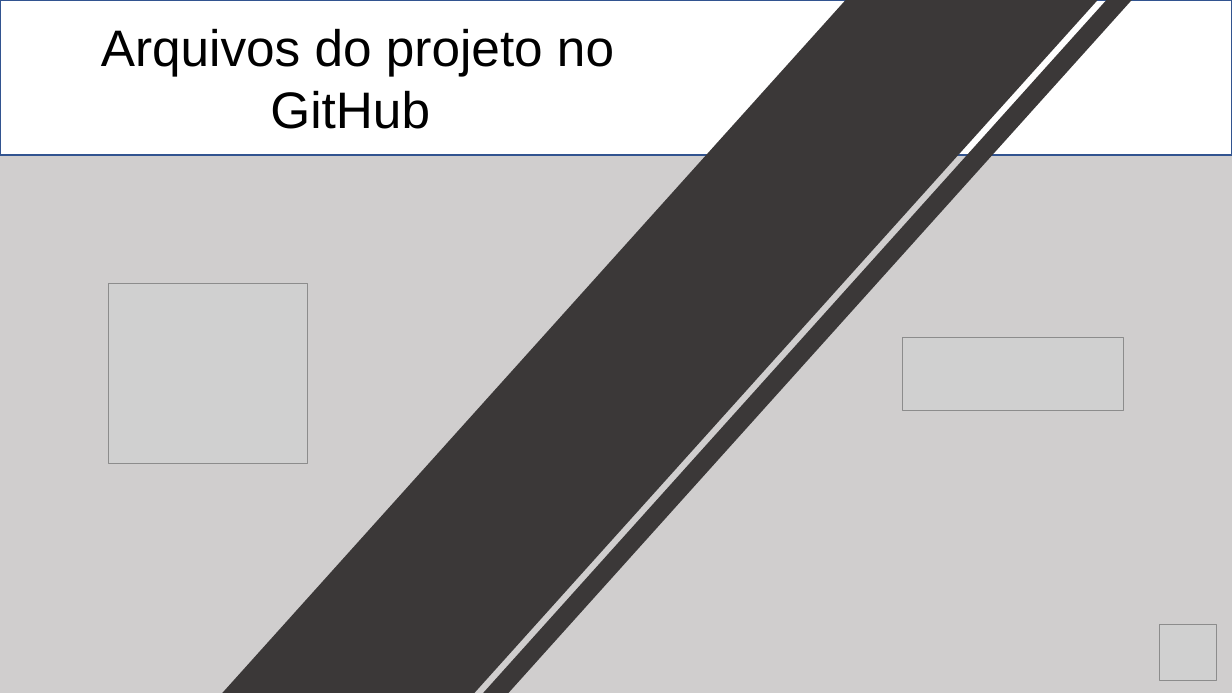
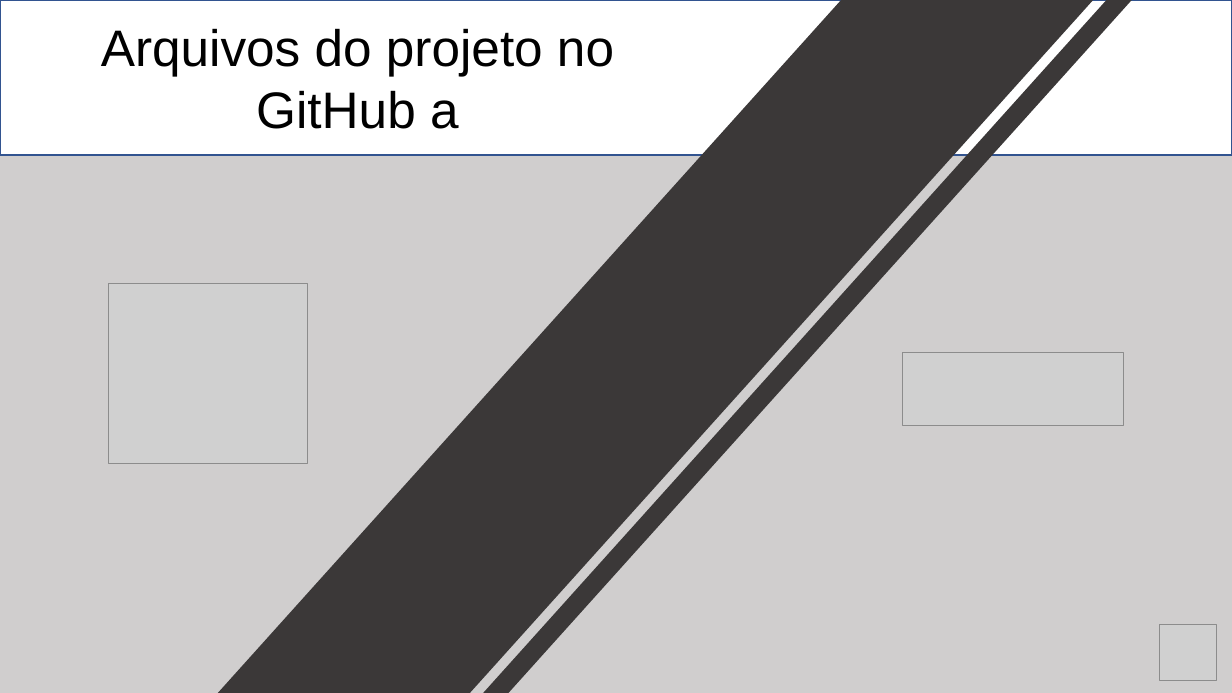
Before and after one commit to rafael-rochaalmeida/Harbor-Solutions, a slide deck: slide 10 of Documentação/Apresentação Sprint 2.pptx. Drawn at 1232x693 pixels with LibreOffice and Linux fonts; fonts in the diff are those of the drawing; grey boxes stand for pictures. Boxes give left, top, right and bottom in pixels: in the first picture for what was removed or moved away, otherwise in the second. Text is boxed around its words. In the diff, an @@ line names an element or a change of style, - is before the commit and + after.

```diff
--- a/Documentação/Apresentação Sprint 2.pptx
+++ b/Documentação/Apresentação Sprint 2.pptx
@@ text at bbox=[101, 28, 614, 129]: text changed @@
-Arquivos do projeto no GitHub
+Arquivos do projeto no GitHub a
@@ rectangle: place and size @@
-rectangle at bbox=[208, 0, 1101, 693]
+rectangle at bbox=[204, 0, 1097, 693]
@@ picture: place and size @@
-picture at bbox=[902, 337, 1123, 410]
+picture at bbox=[902, 352, 1123, 425]
```
Also in this commit, not shown: 1 other slide changed, 1 slide added.
